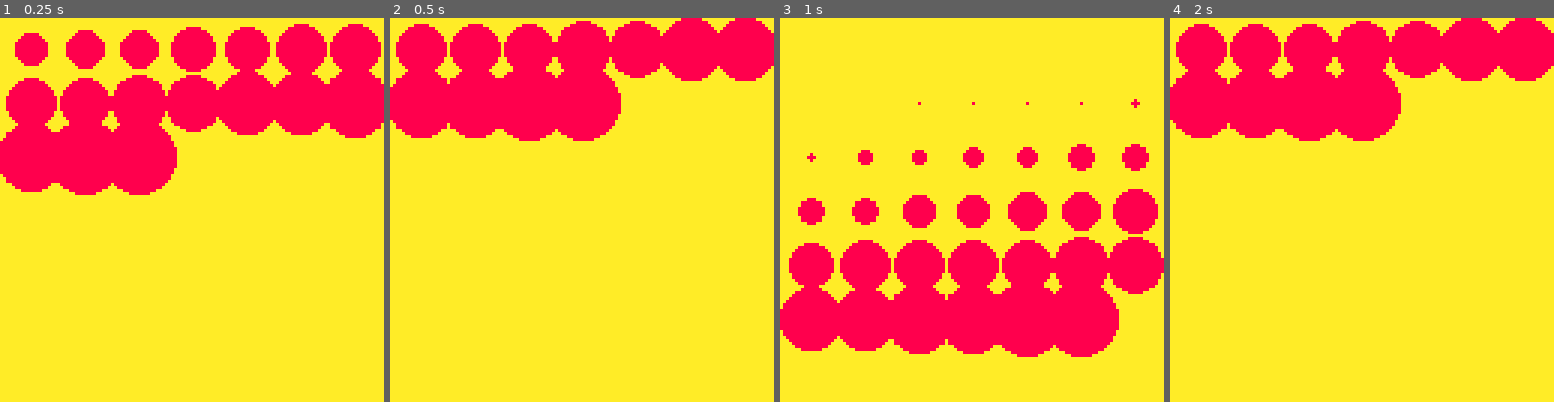
Above: before the commit, frames 1-4 (left to right).
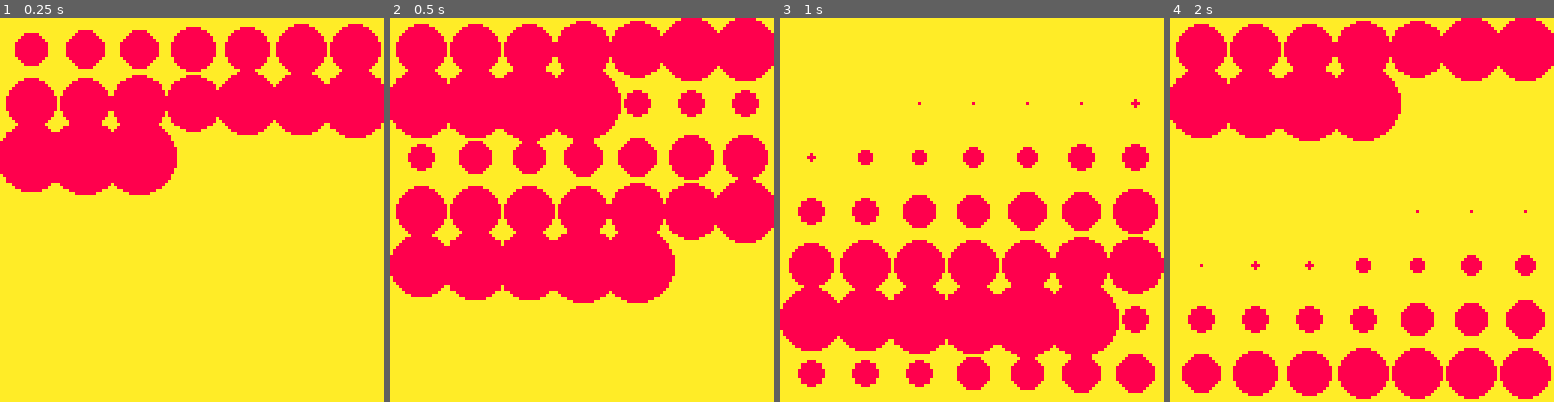
Above: after the commit, the same moments.

Repository: joaquimgamero/pico8-experiments
Game: PICO-8 cartridge circles.p8
Two runs of this game, one before a commit and one after it. Both use one fixed random seed, a clock stepped at 60 frames per second and the inputs below.
Inputs:
- Up to frame 1 (0.25 s): no input
- Up to frame 2 (0.5 s): tap X (X key) at 0.33 s
- Up to frame 3 (1 s): no input
- Up to frame 4 (2 s): tap X (X key) at 1.07, 1.85 s

Frame 1 is identical in both runs. In frame 2, 28% of the frame differs, in the area x 0-100%, y 18-75%; in frame 3, 4.2%; in frame 4, 13%.

Commit message:
tweak: dont reset circles array on btnp

Diff:
--- a/circles.p8
+++ b/circles.p8
@@ -27,9 +27,9 @@
 end
 
 function _update()
- -- if x button is pressed, regenerate the circles
+ -- if x button is pressed,
+ -- start updating circles
  if btnp(5) then
-  circles={}
   generate_circles()
  end
 
